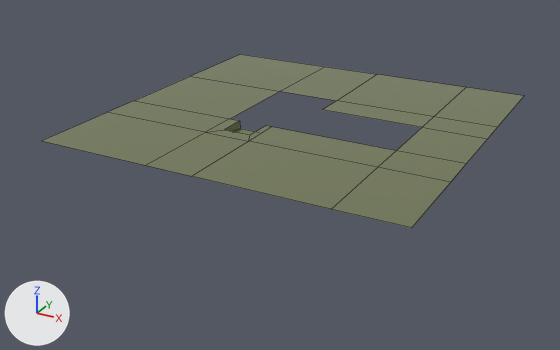
Before and after pictures for a commit that changed the FBX model GGJ_2026/Assets/Art/House/Building/Ground.fbx.
Camera for both pictures: a 50 mm camera at (23.0, -47.6, 19.8) aimed at (-3.2, 0.1, -4.0). Arrows for +X, +Y and +Z are at lower left; the lights stay in place. Mesh edges are drawn as thin lines. Where no turn or scale is listed for an object, it has been applied to the vertices.

The first picture shows 'Ground_Plane'.
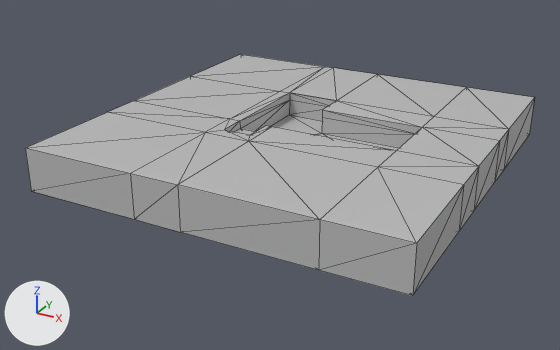
The change in detail:
Material 'Grass' (mat_grass) is new.
Its base color is (0.5, 0.5, 0.5) (grey #bcbcbc).
Its roughness is 0.0.
me_mesh is used by ob_ground_plane; location (0.0, 0.0, 0.0).
me_mesh had 36 vertices, 22 faces and spanned x -16.4..11.0, y -10.8..16.1, z -0.6..0.0.
me_mesh no longer uses material mat_m_ground (dark green #6f7752).
me_mesh now has 89 vertices, 174 faces and spans x -16.4..11.9, y -12.3..16.1, z -3.3..0.0.
Part 1, on me_mesh:
10 vertices are removed from x -16.4..11.0, y -10.8..16.1, z 0.0.
22 faces are deleted.
18 vertices are added at x -10.8..7.4, y -7.1..11.2, z -3.3.
7 new vertices lie (0.0, 0.0, -3.3) away from vertices in x -16.4..6.2, y -3.8..16.1, z 0.0.
6 new vertices lie (5.7, 0.0, 0.0) away from vertices in x 6.2, y -3.8..16.1, z -3.3..0.0.
6 new vertices lie (0.0, -8.5, 0.0) away from vertices in x -16.4..11.9, y -3.8, z -3.3..0.0.
8 new vertices lie (0.0, 0.0, -3.3) away from vertices in x -7.2..11.9, y -12.3..7.4, z 0.0.
5 new vertices lie (0.0, 0.0, -0.6) away from vertices in x -3.6..6.2, y -0.5..7.4, z 0.0.
7 new vertices lie (0.0, 0.0, -1.4) away from vertices in x -6.3..6.2, y -0.5..7.4, z -0.6.
6 new vertices lie (-4.3, 0.0, 0.0) away from vertices in x -2.0, y 7.4..16.1, z -3.3..0.0.
174 new faces join them.
me_mesh now uses material mat_grass (grey #bcbcbc).

What differs and where, as boxes (x1, y1, x2, y2) in the pictures (560 x 350 px):
'Ground_Plane', reshaped (39% taller): before (42, 54, 524, 228); after (25, 54, 535, 296)
